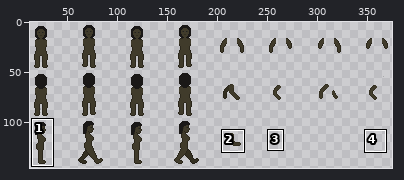
Edited in one commit: sprite sheet (dist/media/textures/kadijah.png). Above, an overview of the earlier version with the close-up marked.
Close-up. As it was:
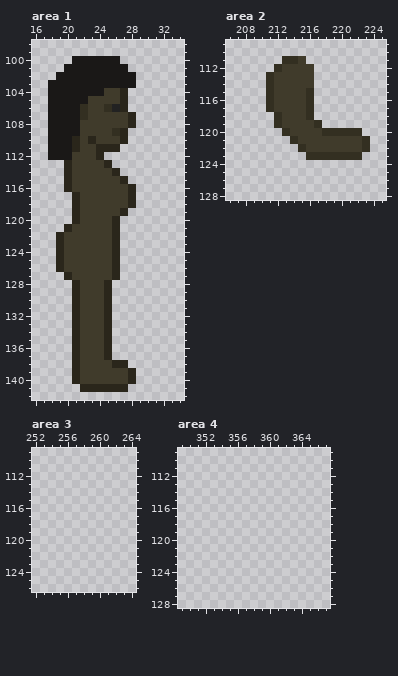
The file is 384x384 pixels. Pixels under 10% opacity are left out. Colours within 5 levels of each other are drawn and written as one. Shown: area 1: x 16..34, y 98..142; area 2: x 206..225, y 109..128; area 3: x 252..264, y 109..126; area 4: x 349..367, y 109..128. The wide view leaves out empty margins. The commit also changed other parts of the picture, which this record leaves out.
And afterwards:
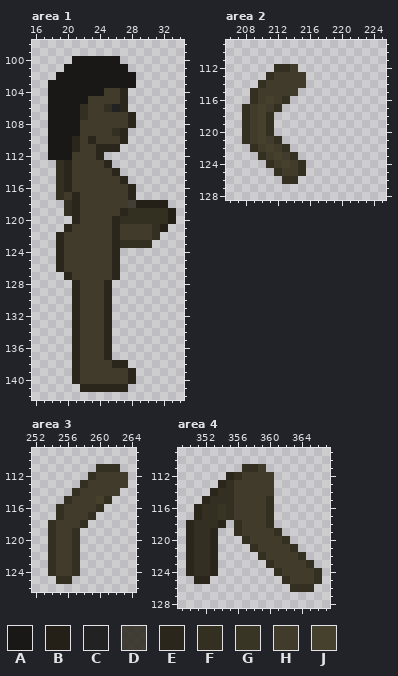
Palette (. is transparent): A #1a1817  B #242017  C #222222  D #2a261bda  E #2a261b  F #332f21  G #383525  H #403b2b  J #45412d
Diff:
{"where": "area 1"}
{"y":113,"x":19,"old":".","new":"F"}
{"y":114,"x":19,"old":".","new":"F"}
{"y":115,"x":19,"old":".","new":"F"}
{"y":116,"x":19,"old":".","new":"F"}
{"y":117,"x":19,"old":"..","new":"FH"}
{"y":118,"x":20,"old":".","new":"F"}
{"y":118,"x":28,"old":"E....","new":"DBBBB"}
{"y":119,"x":20,"old":".","new":"F"}
{"y":119,"x":28,"old":"......","new":"FFFFFB"}
{"y":120,"x":27,"old":".......","new":"FFFFFFB"}
{"y":121,"x":27,"old":"......","new":"HHHHFB"}
{"y":122,"x":27,"old":".....","new":"HHHHF"}
{"y":123,"x":27,"old":"....","new":"FFFF"}
{"where": "area 2"}
{"y":111,"x":213,"old":"FFH","new":"..."}
{"y":112,"x":213,"old":"H","new":"F"}
{"y":112,"x":215,"old":"HH","new":".."}
{"y":113,"x":216,"old":"H","new":"."}
{"y":114,"x":210,"old":".F","new":"FH"}
{"y":114,"x":216,"old":"H","new":"."}
{"y":115,"x":209,"old":"..F","new":"FHH"}
{"y":115,"x":215,"old":"HF","new":".."}
{"y":116,"x":209,"old":"..F","new":"FHJ"}
{"y":116,"x":213,"old":"HHHF","new":"F..."}
{"y":117,"x":208,"old":"...FHHHHF","new":"FHJHF...."}
{"y":118,"x":208,"old":"....FHHHF","new":"FHJF....."}
{"y":119,"x":208,"old":"....FHHHHF","new":"FHJF......"}
{"y":120,"x":208,"old":"....","new":"FHJF"}
{"y":120,"x":213,"old":"FHHHHFFFFF","new":".........."}
{"y":121,"x":208,"old":".....","new":"FHJHF"}
{"y":121,"x":214,"old":"FHHHHHHHHF","new":".........."}
{"y":122,"x":209,"old":".....","new":"FHJHF"}
{"y":122,"x":215,"old":"FHHHHHHHF","new":"........."}
{"y":123,"x":210,"old":".....","new":"FHJHF"}
{"y":123,"x":216,"old":"FFFFFFF","new":"......."}
{"y":124,"x":211,"old":".....","new":"FHJHF"}
{"y":125,"x":212,"old":"....","new":"FHHF"}
{"y":126,"x":213,"old":"..","new":"FF"}
{"where": "area 3"}
{"y":111,"x":260,"old":"...","new":"FFF"}
{"y":112,"x":259,"old":".....","new":"FHHHH"}
{"y":113,"x":258,"old":"......","new":"FHHHHH"}
{"y":114,"x":257,"old":"......","new":"FHHHHH"}
{"y":115,"x":256,"old":"......","new":"FHHHJF"}
{"y":116,"x":255,"old":"......","new":"FHHHHF"}
{"y":117,"x":255,"old":".....","new":"FHHHF"}
{"y":118,"x":254,"old":".....","new":"FHHHF"}
{"y":119,"x":254,"old":"....","new":"FHHF"}
{"y":120,"x":254,"old":"....","new":"FHHF"}
{"y":121,"x":254,"old":"....","new":"FHHF"}
{"y":122,"x":254,"old":"....","new":"FHHF"}
{"y":123,"x":254,"old":"....","new":"FHHF"}
{"y":124,"x":254,"old":"....","new":"FHHF"}
{"y":125,"x":255,"old":"..","new":"FF"}
{"where": "area 4"}
{"y":111,"x":357,"old":"...","new":"FFH"}
{"y":112,"x":355,"old":"......","new":"EFHHHH"}
{"y":113,"x":354,"old":".......","new":"EFHHHHH"}
{"y":114,"x":353,"old":"........","new":"EFFHHHHH"}
{"y":115,"x":352,"old":".........","new":"EFFFHHHHF"}
{"y":116,"x":351,"old":"..........","new":"EFFGFHHHHF"}
{"y":117,"x":351,"old":"..........","new":"EFFGFHHHHF"}
{"y":118,"x":350,"old":".....","new":"EFFFE"}
{"y":118,"x":356,"old":".....","new":"FHHHF"}
{"y":119,"x":350,"old":"....","new":"EFFE"}
{"y":119,"x":356,"old":"......","new":"FHHHHF"}
{"y":120,"x":350,"old":"....","new":"EFFE"}
{"y":120,"x":357,"old":"......","new":"FHHHHF"}
{"y":121,"x":350,"old":"....","new":"EFFE"}
{"y":121,"x":358,"old":"......","new":"FHHHHF"}
{"y":122,"x":350,"old":"....","new":"EFFE"}
{"y":122,"x":359,"old":"......","new":"FHHHHF"}
{"y":123,"x":350,"old":"....","new":"EFFE"}
{"y":123,"x":360,"old":"......","new":"FHHHHF"}
{"y":124,"x":350,"old":"....","new":"EFFE"}
{"y":124,"x":361,"old":"......","new":"FHHHHF"}
{"y":125,"x":351,"old":"..","new":"EE"}
{"y":125,"x":362,"old":".....","new":"FHHHF"}
{"y":126,"x":363,"old":"...","new":"FFF"}
